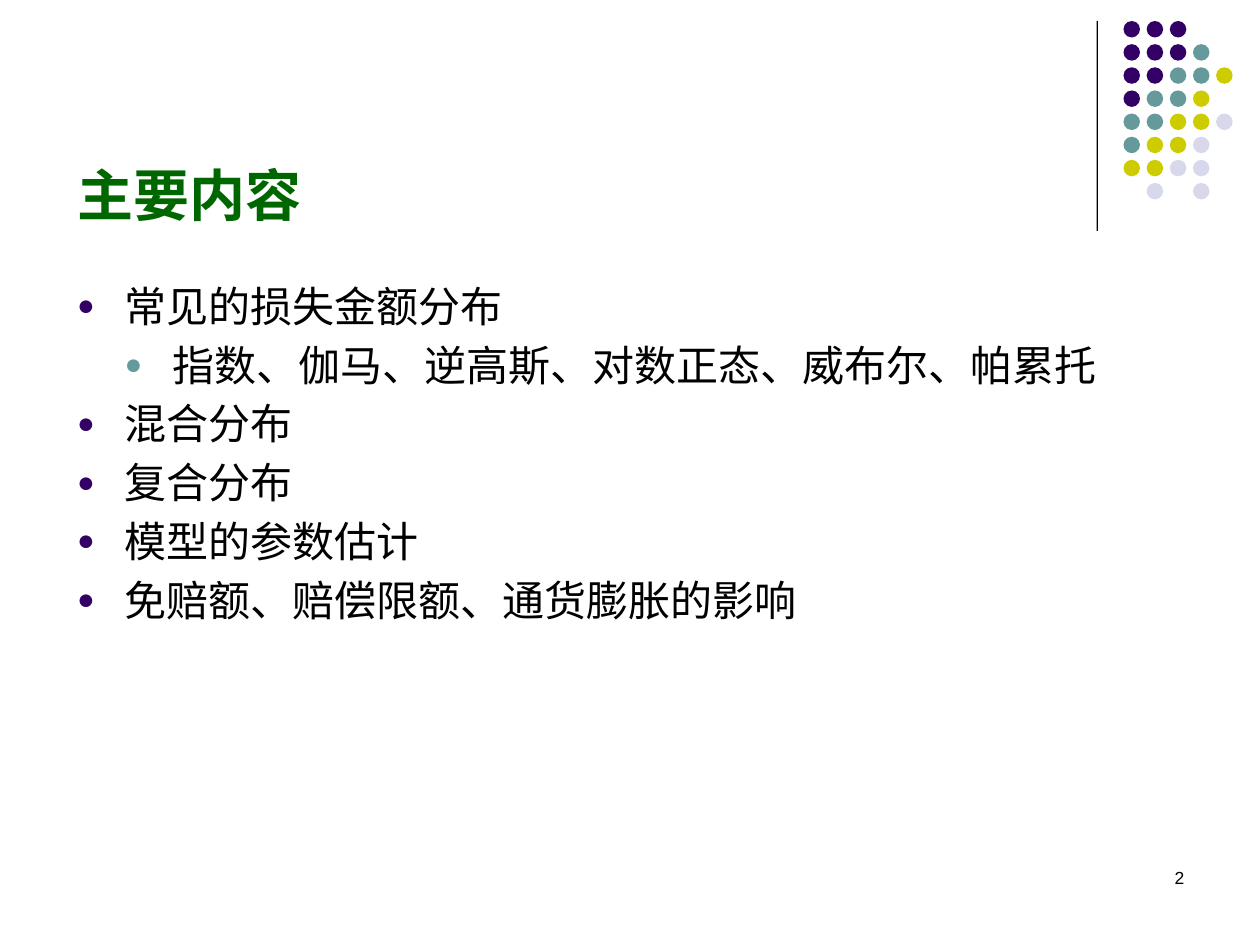
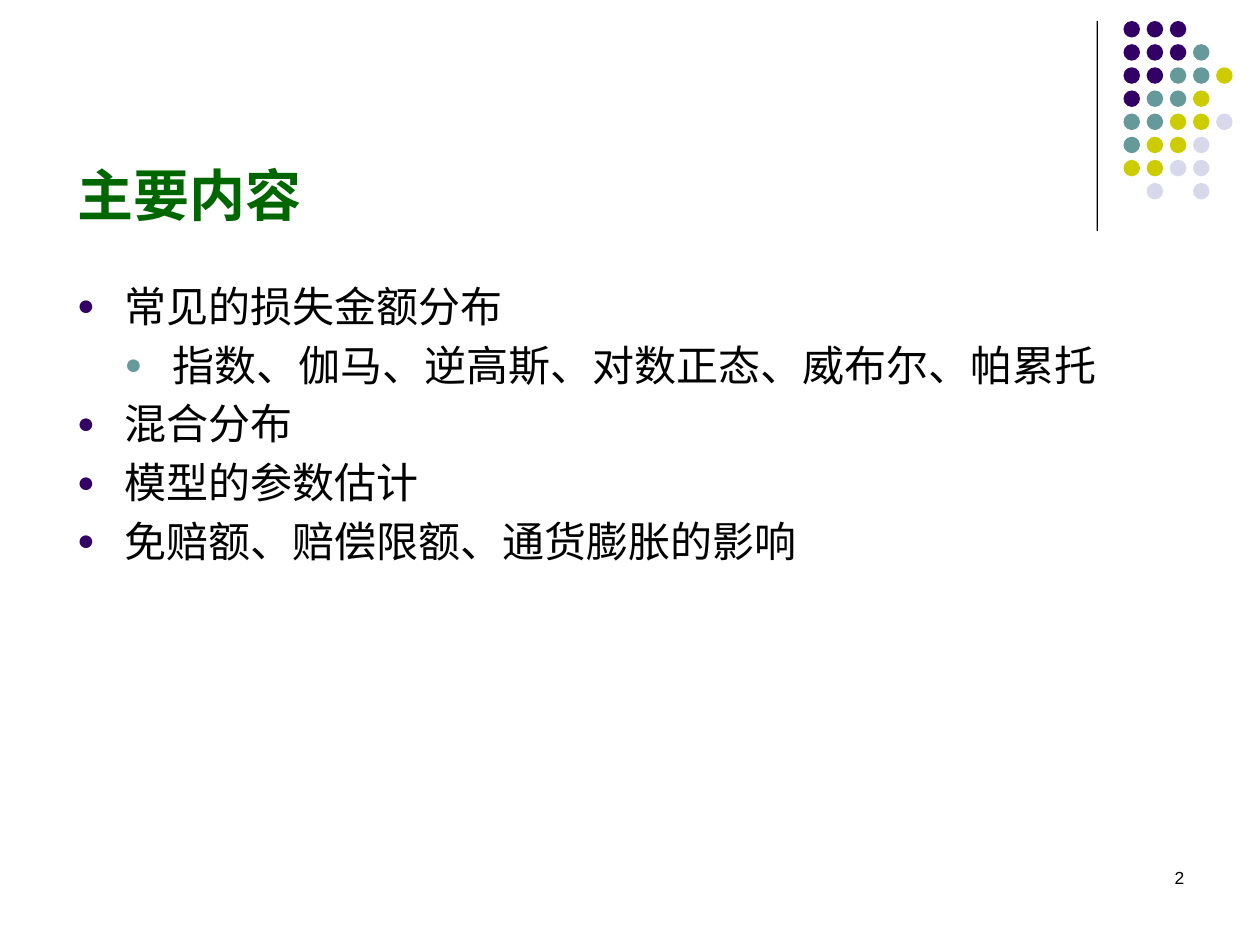
Before and after one commit to Francisor/Non-life-Insurance-Actuarial-Science, a slide deck: slide 2 of Lectures/Week 3 - 损失金额模型.pptx. Drawn at 1260x945 pixels with LibreOffice and Linux fonts; fonts in the diff are those of the drawing. Boxes give left, top, right and bottom in pixels: in the first picture for what was removed or moved away, otherwise in the second. Text is boxed around its words. In the diff, an @@ line names an element or a change of style, - is before the commit and + after.

```diff
--- a/Lectures/Week 3 - 损失金额模型.pptx
+++ b/Lectures/Week 3 - 损失金额模型.pptx
@@ text at [124,462,292,502]: paragraph removed @@
-● 复合分布
```
Also in this commit, not shown: 13 other slides changed, 10 slides added, 5 slides removed, 1 other file.
